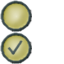
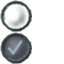
Revision of a layered 64x64 image; what changed, layer by layer:
painted on "marker" over [7, 40, 23, 55]
renamed "background-copy" to "background-Kopie", painted on it over [2, 34, 30, 62]
painted on "background" over [2, 2, 30, 62]
